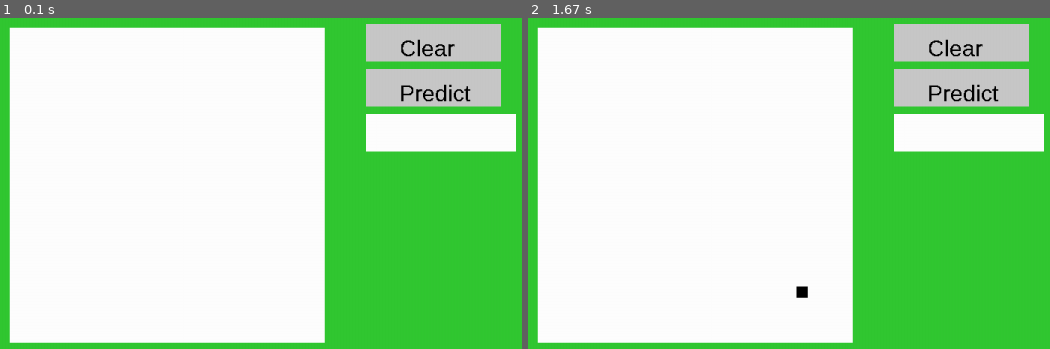
Above: before the commit, frames 1-2 (left to right).
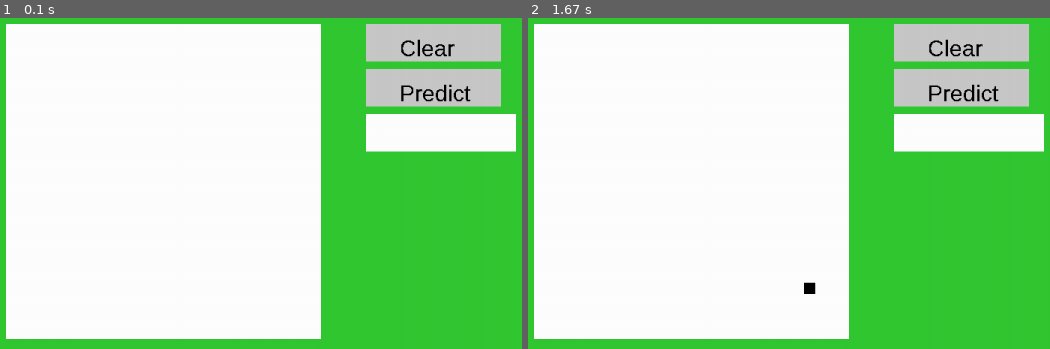
Above: after the commit, the same moments.

Repository: kevasesk/pygame_tf_numbers
Game: pygame game, started from main.py
Two runs of this game, one before a commit and one after it. Both use one fixed random seed, a clock stepped at 60 frames per second and the inputs below.
Inputs (mouse positions are in pixels of both pictures, inside the frame that each line leads up to):
- Up to frame 1 (0.1 s): no input
- Up to frame 2 (1.67 s): press the mouse at (961, 87) at 0.37 s; move the mouse to (976, 315) at 0.47 s; release the mouse at (outside the picture) at 0.6 s; press the mouse at (961, 41) at 0.7 s; move the mouse to (804, 289) at 0.8 s; release the mouse at (outside the picture) at 0.93 s; press the mouse at (961, 87) at 1.03 s; move the mouse to (1034, 170) at 1.13 s; release the mouse at (outside the picture) at 1.27 s

The runs differ from the first frame. In frame 1, 2.9% of the frame differs, in the area x 1-63%, y 1-99%; in frame 2, 3.0%.

Commit message:
add predict collection function

Diff:
--- a/drawing.py
+++ b/drawing.py
@@ -38,15 +38,34 @@
         return (x >= settings.FIELD_MARGIN_X and x < settings.FIELD_SIZE + settings.FIELD_MARGIN_X) \
                and (y >= settings.FIELD_MARGIN_Y and y < settings.FIELD_SIZE + settings.FIELD_MARGIN_X)
 
+    def isClickOnButton(self, clickPosition, elementPosition):
+        clickX, clickY = clickPosition
+        elemX, elemY = elementPosition
+        if (clickX > elemX and clickX < elemX + settings.BUTTON_WIDTH) \
+                and (clickY > elemY and clickY < elemY + settings.BUTTON_HEIGHT):
+            return True
+        return False
+
     def calculatePixelPosition(self, position):
         x, y = position
         x = int( (x - settings.FIELD_MARGIN_X) / settings.PIXEL_SIZE) * settings.PIXEL_SIZE + settings.FIELD_MARGIN_X
         y = int( (y - settings.FIELD_MARGIN_X) / settings.PIXEL_SIZE) * settings.PIXEL_SIZE + settings.FIELD_MARGIN_X
         return (x,y)
 
-    def clear(self, clickPosition, elementPosition):
-        clickX, clickY = clickPosition
-        elemX, elemY = elementPosition
-        if (clickX > elemX and clickX < elemX + settings.BUTTON_WIDTH) \
-                and (clickY > elemY and clickY < elemY + settings.BUTTON_HEIGHT):
-            self.drawField()
+    def clear(self):
+        self.drawField()
+
+    def predict(self):
+        result = []
+        for x in range(0, settings.CELLS) :
+            for y in range(0, settings.CELLS):
+                coordX = x * settings.PIXEL_SIZE + settings.FIELD_MARGIN_X + 2
+                coordY = y * settings.PIXEL_SIZE + settings.FIELD_MARGIN_Y + 2
+                print(coordX, coordY)
+                if self.screenObject.get_at((coordY, coordX)) == settings.BLACK:
+                    result.append(1)
+                if self.screenObject.get_at((coordY, coordX)) == settings.WHITE:
+                    result.append(0)
+
+        print(result)
+        pass
--- a/main.py
+++ b/main.py
@@ -25,7 +25,10 @@
             done = True
         if event.type == pygame.MOUSEBUTTONDOWN:
             drawing_processing = True
-            drawing.clear(pos, (500, 20))
+            if drawing.isClickOnButton(pos, (500, 20)):
+                drawing.clear()
+            if drawing.isClickOnButton(pos, (500, 80)):
+                drawing.predict()
 
 
         if event.type == pygame.MOUSEBUTTONUP:
--- a/settings.py
+++ b/settings.py
@@ -3,6 +3,8 @@
 WINDOW_HEIGHT = 900
 WINDOW_TITLE = 'Numbers'
 WINDOW_COLOR = (50,200,50)
+WHITE = (255, 255, 255, 255)
+BLACK = (0, 0, 0, 255)
 CELLS = 28
 
 #pixel
@@ -15,8 +17,8 @@
 #field
 FIELD_SIZE = CELLS * PIXEL_SIZE
 FIELD_BACKGROUND_COLOR = (255, 255, 255)
-FIELD_MARGIN_X = 25
-FIELD_MARGIN_Y = 25
+FIELD_MARGIN_X = 20
+FIELD_MARGIN_Y = 20
 
 
 #button
